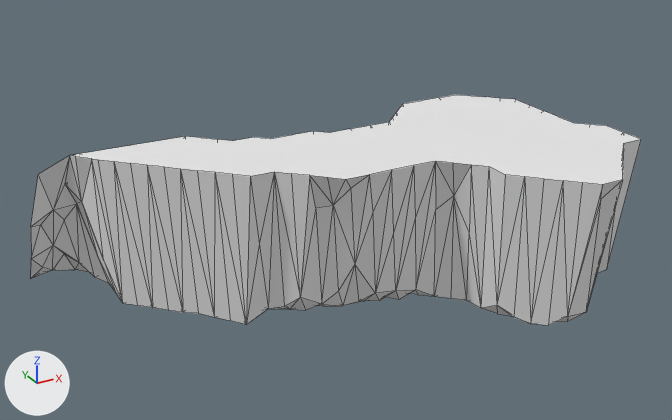
A saved change to the Blender file Assets/Demo/Game/Farm/Models/Cave/Cave.blend.
One viewpoint serves both versions: a 50 mm lens placed at (-80.9, -112.8, 66.4), pointed at (-26.3, -13.5, 16.7). The lights are fixed; the arrows at lower left show +X, +Y and +Z. Mesh edges are drawn as thin lines.

Before the edit, the objects in view are built like this:
```python
me_cave = bpy.data.meshes.new('Cave')
me_cave.from_pydata(...)  # 347 vertices, 612 faces; spans x -6250.0..938.0, y 438.0..2608.0, z -1250.0..4063.0
me_cave.materials.append(mat_dirt)  # its picture is missing
ob_cave = bpy.data.objects.new('Cave', me_cave)
ob_cave.location = (0.0, 0.0, 0.0)
ob_cave.rotation_euler = (1.571, 0.0, 0.0)  # degrees (90, 0, 0)
ob_cave.scale = (0.01, 0.01, 0.01)
```
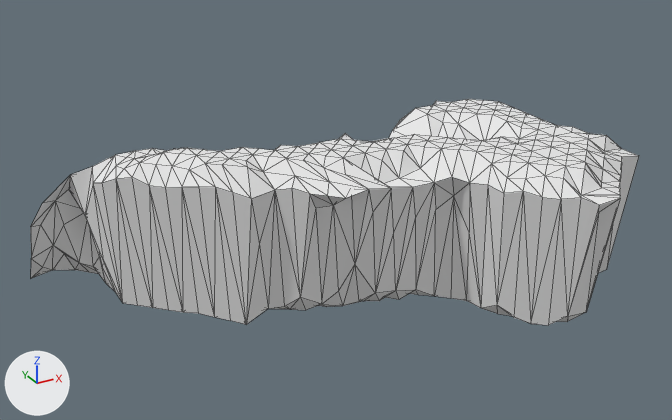
Commit message: Finalize cave

Pixel boxes [x1, y1, x2, y2] of what changed, in the pictures (672 x 420 px):
'Cave', reshaped: before [31, 95, 641, 325]; after [31, 99, 639, 325]

What changed in the scene script:
```text
Change me_cave:
    used by ob_cave; location = (0.0, 0.0, 0.0); rotation_euler = (1.571, 0.0, 0.0), in degrees (90, 0, 0); scale = (0.01, 0.01, 0.01)
    remove me_cave.from_pydata(...)  # 347 vertices, 612 faces; spans x -6250.0..938.0, y 438.0..2608.0, z -1250.0..4063.0
    add me_cave.from_pydata(...)  # 541 vertices, 1074 faces; spans x -6250.0..938.0, y 438.0..2623.0, z -1250.0..4063.0
    me_cave part 1: 86 vertices moved from x -6094.0..938.0, y 477.0..2608.0, z -624.0..4063.0 to x -6076.0..938.0, y 478.0..2422.0, z -636.0..4063.0; 14 vertices removed from x -5781.0..781.0, y 477.0..2608.0, z -1249.0..2500.0; 208 vertices added at x -5691.0..938.0, y 827.0..2623.0, z -575.0..3750.0
```
